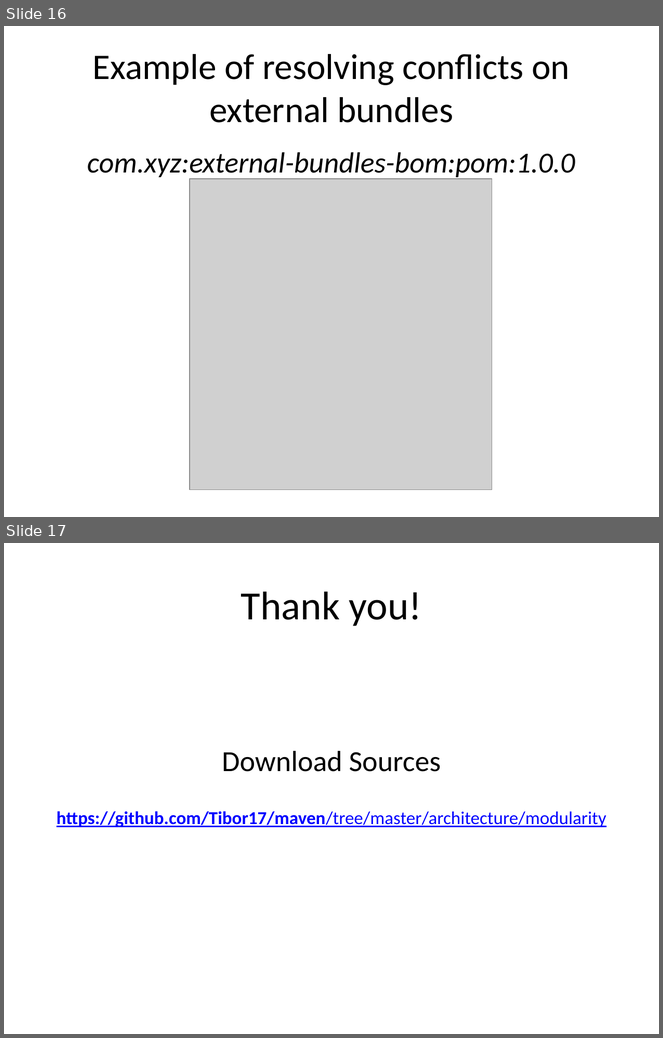
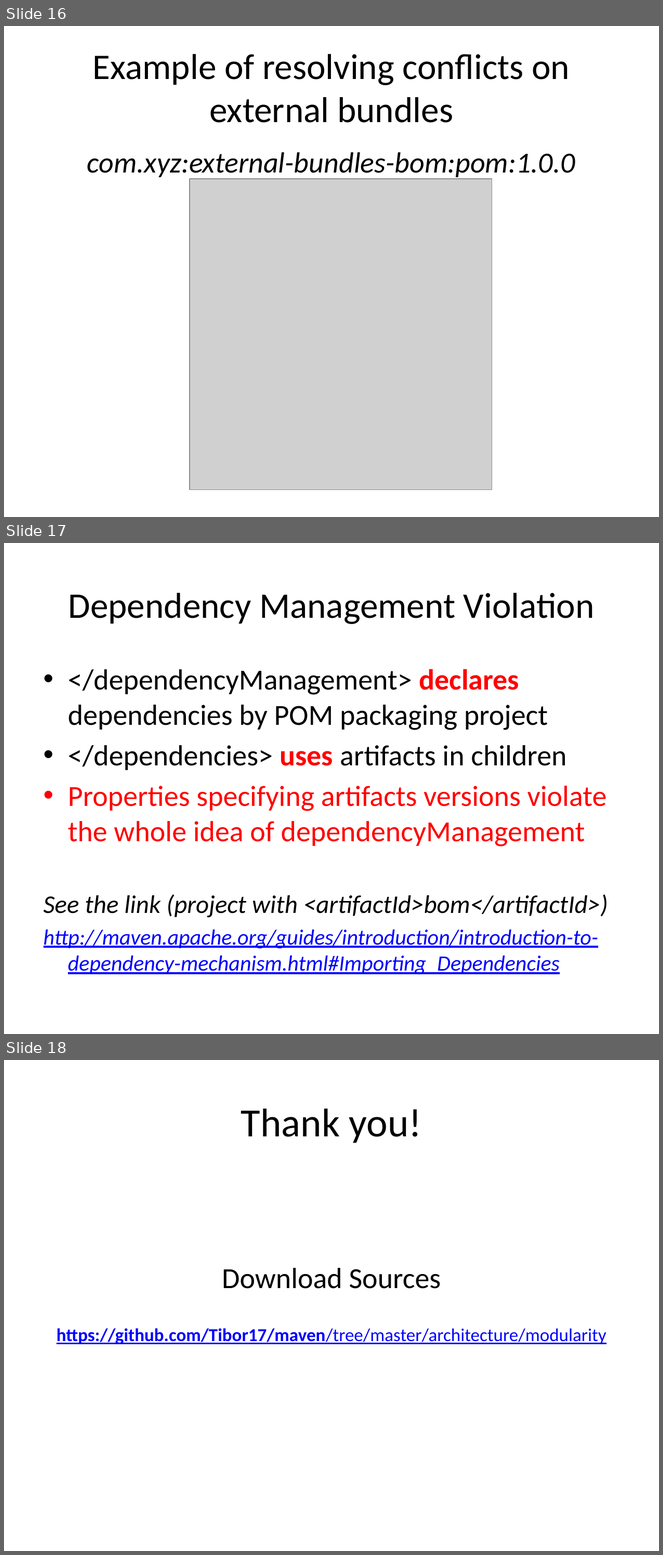
Before and after one commit to jonasalfthan/maven, a slide deck: architecture/modularity/modularity.pptx. Shown one above the other, each under a label of ours: slides 16 and 17 before the commit, slides 16, 17 and 18 after it. The pictures are 663x1038 and 663x1555 pixels, drawn with LibreOffice and Linux fonts; fonts in the diff are those of the drawing; grey boxes stand for pictures. Boxes give left, top, right and bottom in pixels: in the first picture for what was removed or moved away, otherwise in the second. Text is boxed around its words. In the diff, an @@ line names an element or a change of style, - is before the commit and + after.

Commit message:
dependency management violation

```diff
--- a/architecture/modularity/modularity.pptx
+++ b/architecture/modularity/modularity.pptx
@@ slide 17 added at (4, 543, 659, 1034), background #FFFFFF @@
@@ title added at (68, 593, 595, 624), 39.6 pt, text #000000 @@
+Dependency Management Violation
@@ text added at (44, 669, 608, 975), 32 pt, text #000000 @@
+• </dependencyManagement> declares dependencies by POM packaging project
+• </dependencies> uses artifacts in children
+• Properties specifying artifacts versions violate the whole idea of dependencyManagement
+See the link (project with <artifactId>bom</artifactId>)
+http://maven.apache.org/guides/introduction/introduction-to-dependency-mechanism.html#Importing_Dependencies
@@ what was slide 17 is now slide 18 @@
```
Also in this commit, not shown: 1 other file.
